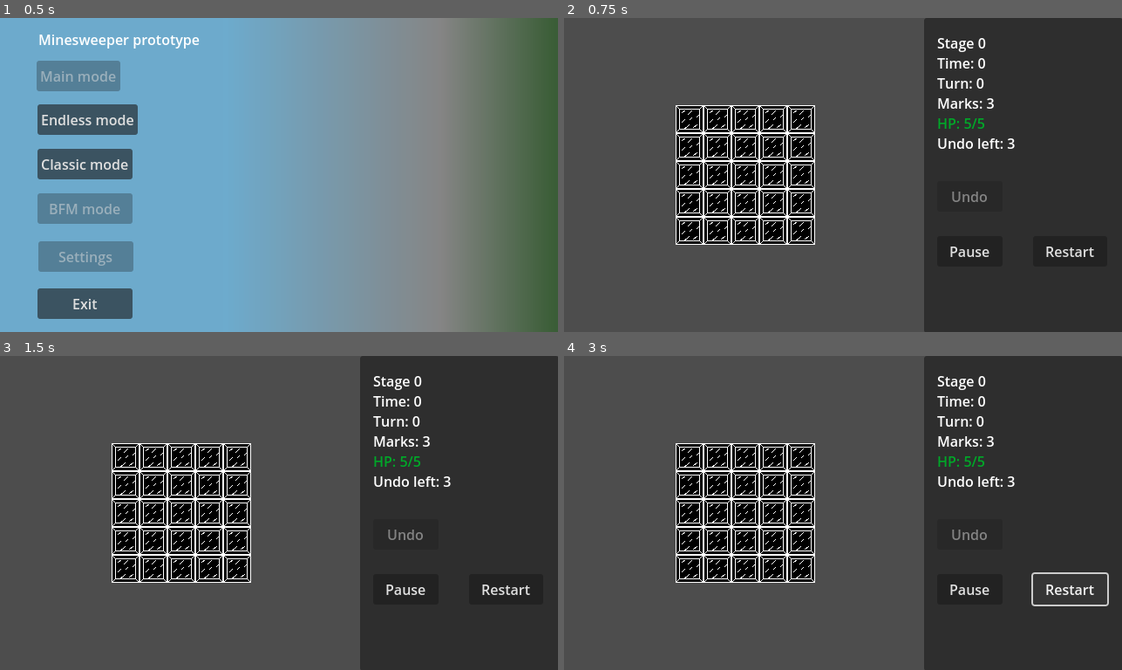
Above: before the commit, frames 1-4 (two rows, left to right).
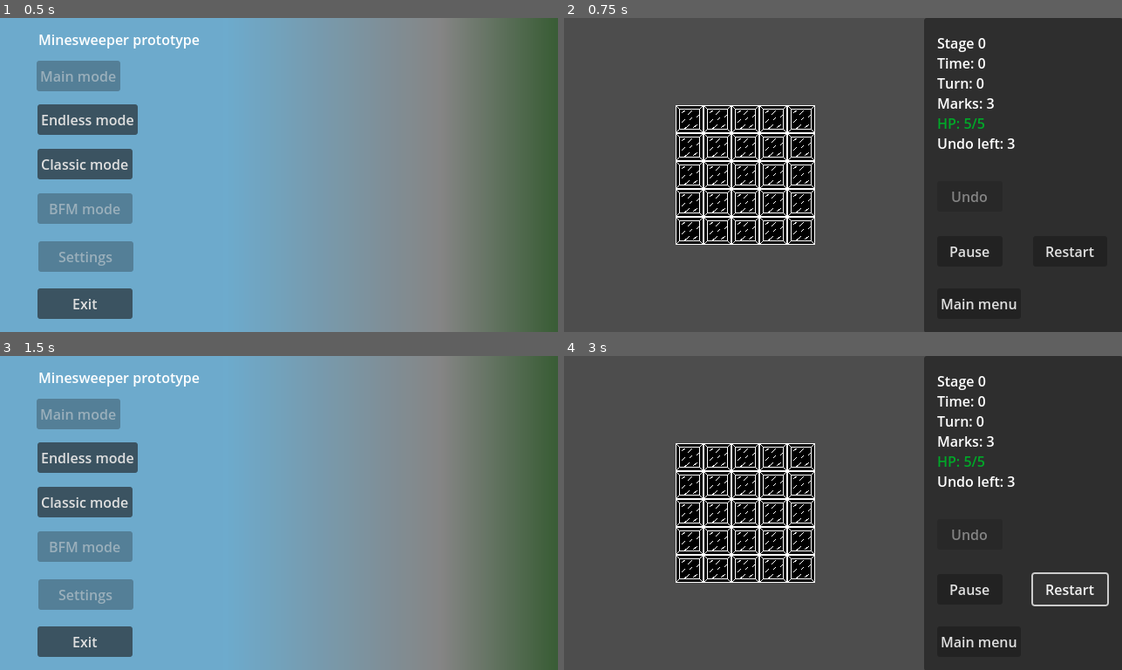
Above: after the commit, the same moments.

Repository: RevanVI/Minesweeper
Game: Godot game, scene res://scenes/gui/main_menu.tscn
Same seed, same stepped clock (60 frames per second), same inputs: the game is played once before the commit and once after it.
Inputs (mouse positions are in pixels of both pictures, inside the frame that each line leads up to):
- Up to frame 1 (0.5 s): no input
- Up to frame 2 (0.75 s): click "Endless mode" at 0.5 s
- Up to frame 3 (1.5 s): click (412, 641) at 1.25 s, where only the run after the commit has a clickable "Main menu"
- Up to frame 4 (3 s): click (653, 456) at 2 s, where only the run after the commit has a clickable "Endless mode"; click "Restart" at 2.75 s

Frame 1 is identical in both runs. In frame 2, 0.2% of the frame differs, in the area x 67-82%, y 89-93%; in frame 3, 96%, in the area x 0-100%, y 0-100%; in frame 4, 0.2%.

Commit message:
Added main menu button for both modes

Diff:
--- a/scenes/modes/classic_mode.tscn
+++ b/scenes/modes/classic_mode.tscn
@@ -148,6 +148,14 @@
 offset_bottom = 250.0
 text = "Pause"
 
+[node name="MainMenuButton" type="Button" parent="CanvasLayer/Control/Panel"]
+layout_mode = 0
+offset_left = 15.0
+offset_top = 290.0
+offset_right = 111.0
+offset_bottom = 325.0
+text = "Main menu"
+
 [node name="Control2" type="Control" parent="CanvasLayer"]
 layout_mode = 3
 anchor_right = 0.645
@@ -311,6 +319,7 @@
 [connection signal="undo_started" from="GameManager/TurnQueue" to="CanvasLayer/Control2/UndoTex" method="start_anim"]
 [connection signal="pressed" from="CanvasLayer/Control/Panel/RestartButton" to="CanvasLayer/Control" method="_on_button_pressed"]
 [connection signal="pressed" from="CanvasLayer/Control/Panel/PauseButton" to="CanvasLayer/Control" method="_on_pause_button_pressed"]
+[connection signal="pressed" from="CanvasLayer/Control/Panel/MainMenuButton" to="CanvasLayer/Control" method="_on_main_menu_button_pressed"]
 [connection signal="pressed" from="CanvasLayer/GameLoop/WinPanel/next_level_btn" to="CanvasLayer/GameLoop" method="_on_next_level_btn_pressed"]
 [connection signal="pressed" from="CanvasLayer/GameLoop/WinPanel/menu_btn" to="CanvasLayer/GameLoop" method="_on_menu_btn_pressed"]
 [connection signal="pressed" from="CanvasLayer/GameLoop/LoosePanel/restart_btn" to="CanvasLayer/GameLoop" method="_on_restart_btn_pressed"]
--- a/scenes/modes/endless_mode.tscn
+++ b/scenes/modes/endless_mode.tscn
@@ -186,6 +186,14 @@
 offset_bottom = 285.0
 text = "Restart"
 
+[node name="MainMenuButton" type="Button" parent="CanvasLayer/Control/Panel"]
+layout_mode = 0
+offset_left = 15.0
+offset_top = 310.0
+offset_right = 100.0
+offset_bottom = 345.0
+text = "Main menu"
+
 [node name="Control2" type="Control" parent="CanvasLayer"]
 layout_mode = 3
 anchor_right = 0.645
@@ -365,6 +373,7 @@
 [connection signal="pressed" from="CanvasLayer/Control/Panel/UndoButton" to="CanvasLayer/Control" method="_on_undo_button_pressed"]
 [connection signal="pressed" from="CanvasLayer/Control/Panel/PauseButton" to="CanvasLayer/Control" method="_on_pause_button_pressed"]
 [connection signal="pressed" from="CanvasLayer/Control/Panel/RestartButton" to="CanvasLayer/Control" method="_on_button_pressed"]
+[connection signal="pressed" from="CanvasLayer/Control/Panel/MainMenuButton" to="CanvasLayer/Control" method="_on_main_menu_button_pressed"]
 [connection signal="pressed" from="CanvasLayer/GameLoop/WinPanel/next_level_btn" to="CanvasLayer/GameLoop" method="_on_next_level_btn_pressed"]
 [connection signal="pressed" from="CanvasLayer/GameLoop/WinPanel/menu_btn" to="CanvasLayer/GameLoop" method="_on_menu_btn_pressed"]
 [connection signal="pressed" from="CanvasLayer/GameLoop/LoosePanel/restart_btn" to="CanvasLayer/GameLoop" method="_on_restart_btn_pressed"]
--- a/scripts/gui/battle.gd
+++ b/scripts/gui/battle.gd
@@ -108,3 +108,7 @@
 		undo_button.disabled = !game_manager.get_undo_status()
 		pause_button.disabled = false
 		restart_button.disabled = false
+
+
+func _on_main_menu_button_pressed() -> void:
+	get_tree().change_scene_to_file("res://scenes/gui/main_menu.tscn")
--- a/scripts/gui/battle_classic.gd
+++ b/scripts/gui/battle_classic.gd
@@ -70,3 +70,7 @@
 	if game_state == GameManager.GameState.START:
 		pause_button.disabled = false
 		restart_button.disabled = false
+
+
+func _on_main_menu_button_pressed() -> void:
+	get_tree().change_scene_to_file("res://scenes/gui/main_menu.tscn")
